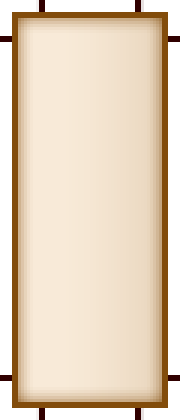
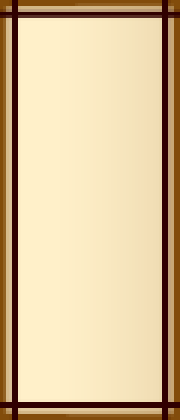
Before/after of a 180 × 420 layered artwork. What changed in the layer stack:
moved "Фигура 1" above "Фигура 3", painted on it over <box>0,0,180,420</box>
painted on "Фигура 3" over <box>0,0,180,420</box>
